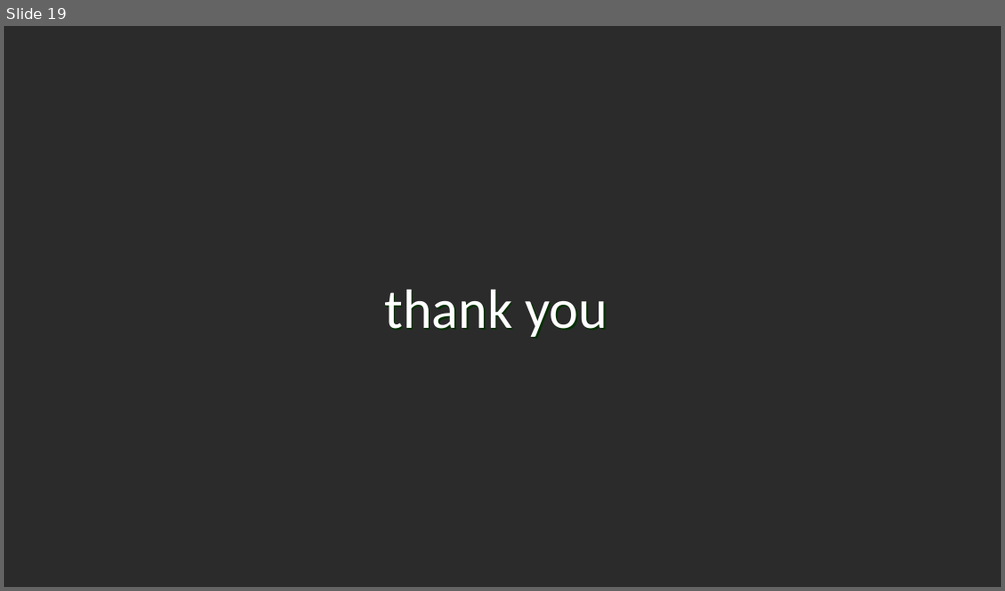
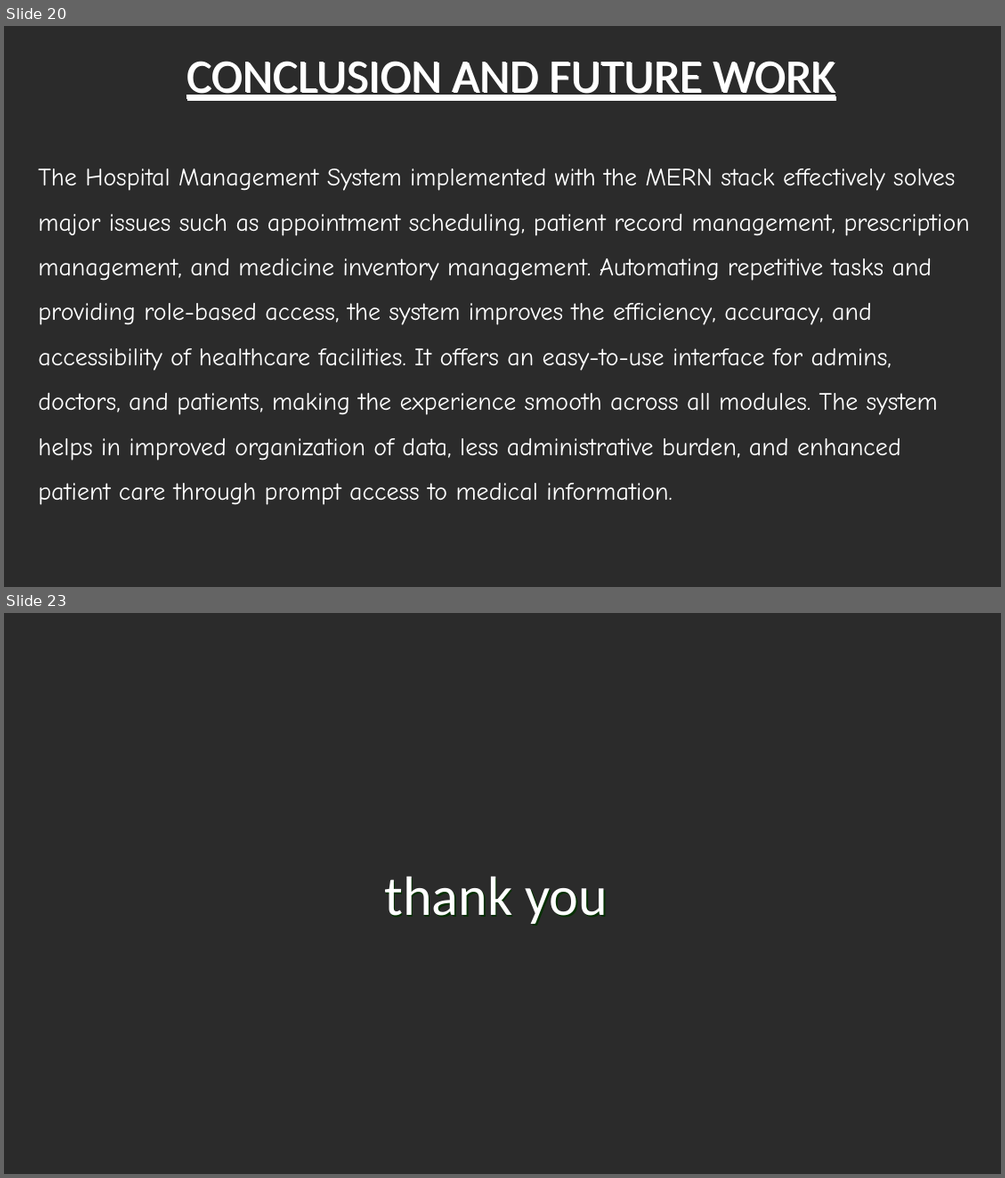
Before and after one commit to Sahithya132002/Final-Year-Project, a slide deck: Review 2.pptx. Shown one above the other, each under a label of ours: slide 19 before the commit, slides 20 and 23 after it; the slides between them are not shown. The pictures are 1005x591 and 1005x1178 pixels, drawn with LibreOffice and Linux fonts; fonts in the diff are those of the drawing; background and template pictures are left out; a plain dark background stands for a picture behind light text. Boxes give left, top, right and bottom in pixels: in the first picture for what was removed or moved away, otherwise in the second. Text is boxed around its words. In the diff, an @@ line names an element or a change of style, - is before the commit and + after.

```diff
--- a/Review 2.pptx
+++ b/Review 2.pptx
@@ slide 20 added at box(4, 26, 1001, 587), background picture (left out) @@
@@ title added at box(186, 61, 834, 101), 34 pt, text #FFFFFF, underline @@
+CONCLUSION AND FUTURE WORK
@@ text added at box(38, 168, 970, 505), 18 pt, text #FFFFFF @@
+The Hospital Management System implemented with the MERN stack effectively solves major issues such as appointment scheduling, patient record management, prescription management, and medicine inventory management. Automating repetitive tasks and providing role-based access, the system improves the efficiency, accuracy, and accessibility of healthcare facilities. It offers an easy-to-use interface for admins, doctors, and patients, making the experience smooth across all modules. The system helps in improved organization of data, less administrative burden, and enhanced patient care through prompt access to medical information.
@@ what was slide 19 is now slide 23 @@
```
Also in this commit, not shown: 13 slides changed, 6 other slides added, 3 slides removed, 4 other files.
